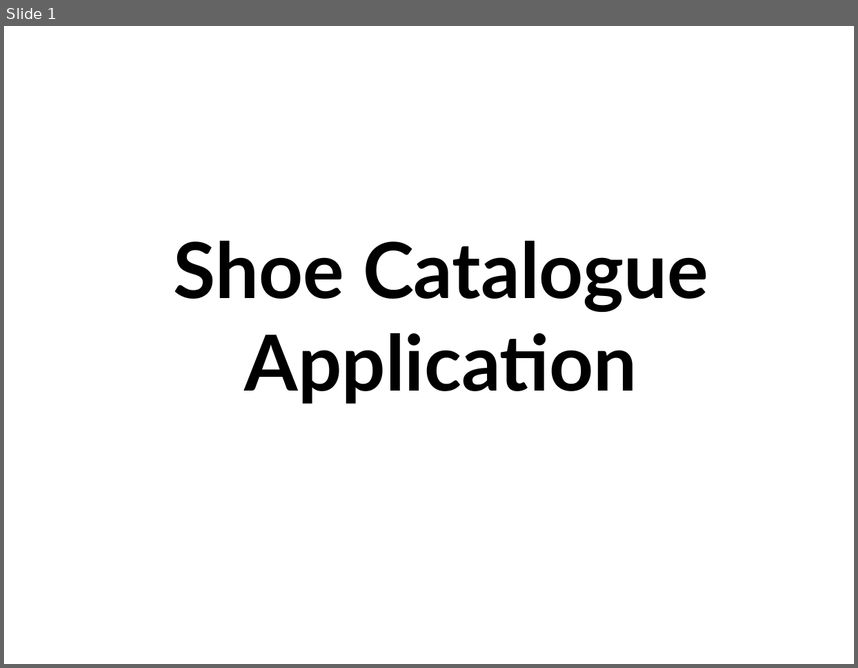
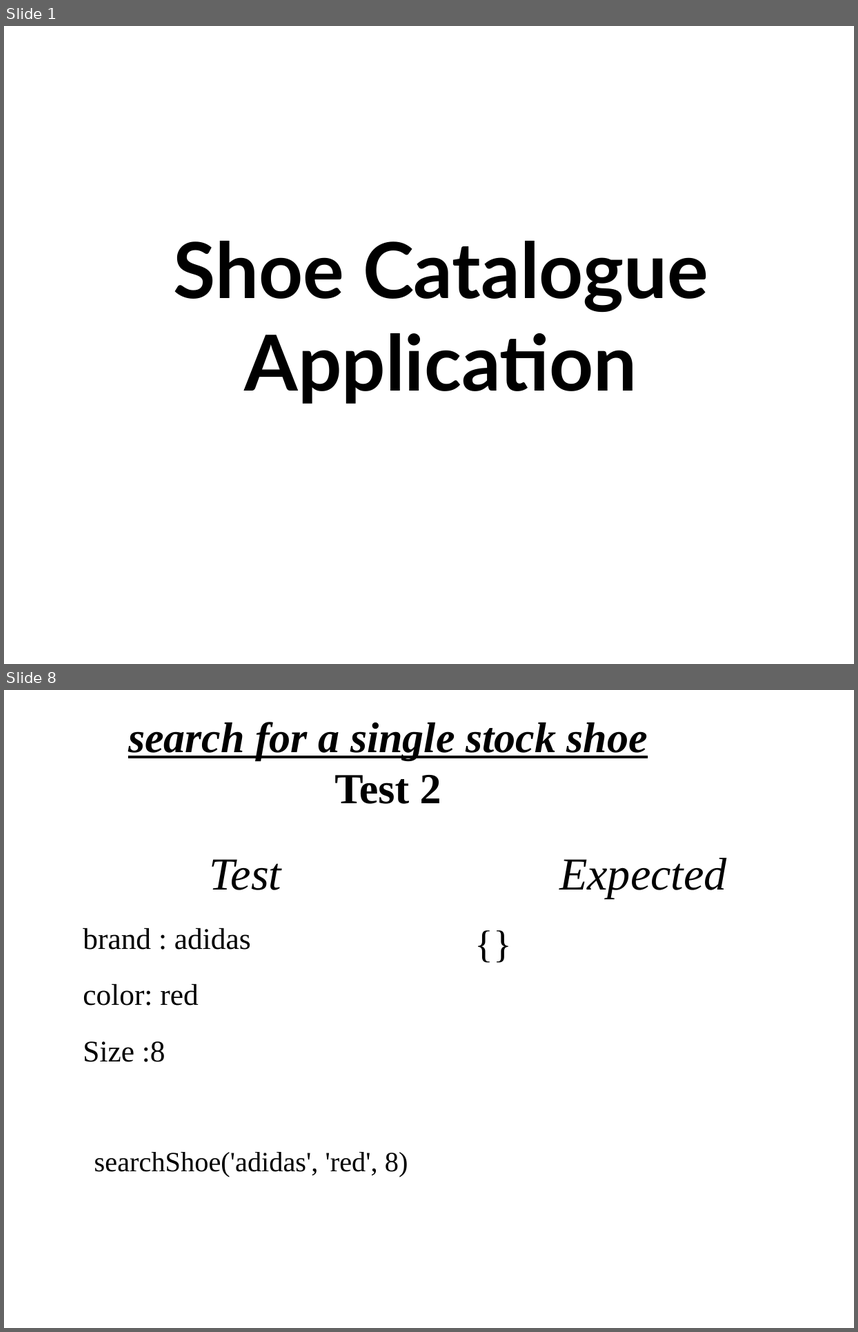
Before and after one commit to TaSiya/shoe, a slide deck: project presentation.odp. Shown one above the other, each under a label of ours: slide 1 before the commit, slides 1 and 8 after it; the slides between them are not shown. The pictures are 858x668 and 858x1332 pixels, drawn with LibreOffice and Linux fonts; fonts in the diff are those of the drawing; background and template pictures are left out. Boxes give left, top, right and bottom in pixels: in the first picture for what was removed or moved away, otherwise in the second. Text is boxed around its words. In the diff, an @@ line names an element or a change of style, - is before the commit and + after.

```diff
--- a/project presentation.odp
+++ b/project presentation.odp
@@ slide 8 added at [4, 690, 854, 1328], background picture (left out) @@
@@ title added at [128, 722, 648, 804], 40 pt, text #000000, bold, italic, underline @@
+search for a single stock shoe
+Test 2
@@ text added at [83, 859, 408, 1177], 26 pt, text #000000 @@
+Test
+brand : adidas
+color: red
+Size :8
+searchShoe('adidas', 'red', 8)
@@ text added at [559, 858, 726, 898], 42.7 pt, text #000000, italic @@
+Expected
+{}
```
Also in this commit, not shown: 2 slides changed, 9 other slides added, 3 other files.
